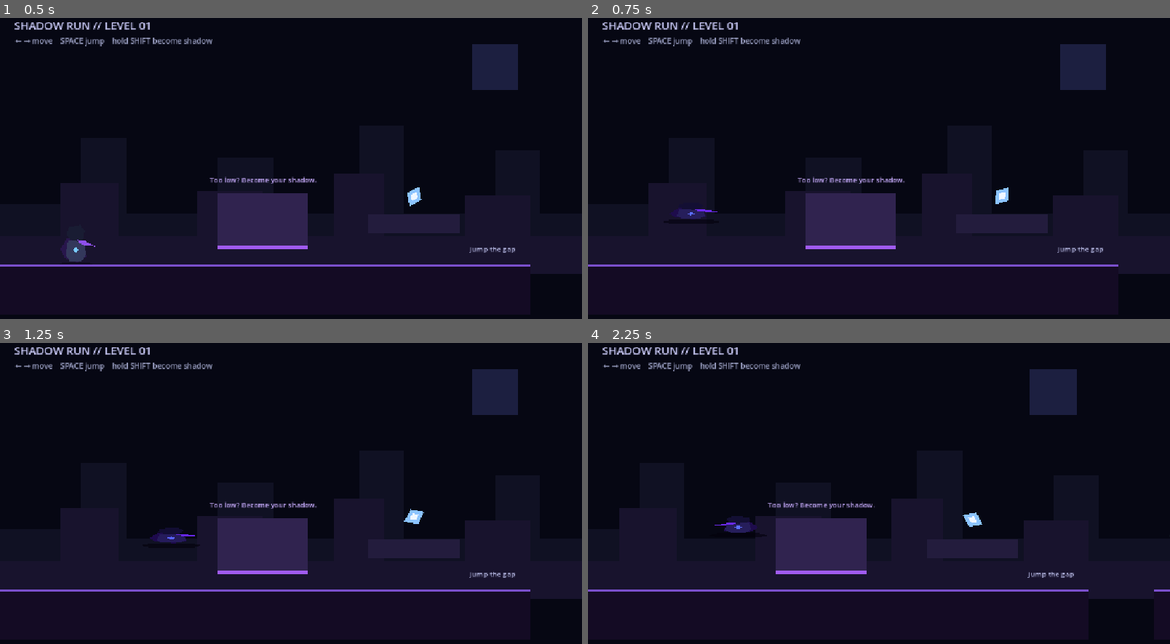
Above: before the commit, frames 1-4 (two rows, left to right).
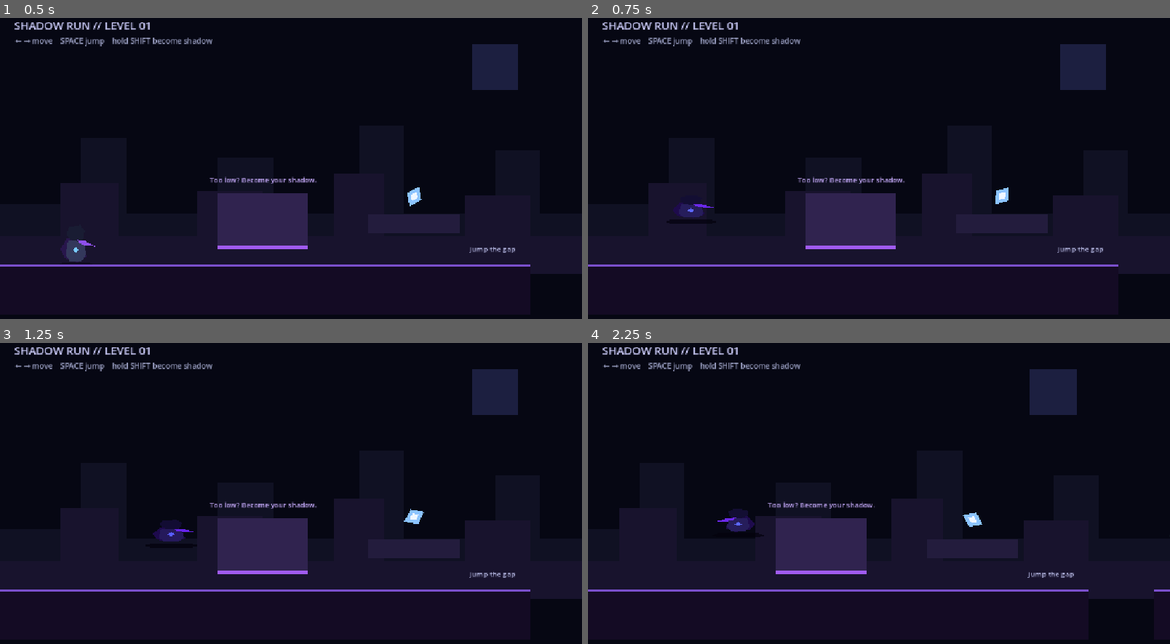
Above: after the commit, the same moments.

Repository: Yass29/shadow-run
Game: Godot game, scene res://level1.tscn
The game is run twice, just before and just after one commit, with the same random seed, the same clock (stepped at 60 frames per second) and the same inputs.
Inputs:
- Up to frame 1 (0.5 s): no input
- Up to frame 2 (0.75 s): tap Enter (ui_accept) at 0.5 s; hold Right (ui_right) from 0.53 s (still down); hold Shift from 0.53 s (still down)
- Up to frame 3 (1.25 s): keep holding Right (ui_right); keep holding Shift; tap Enter (ui_accept) at 0.77 s
- Up to frame 4 (2.25 s): release Shift at 1.28 s; tap Shift at 1.35 s; tap Enter (ui_accept) at 1.52 s; release Right (ui_right) at 2.03 s; hold Left (ui_left) from 2.03 s (still down); hold Shift from 2.03 s (still down)

Frame 1 is identical in both runs. In frame 2, 0.2% of the frame differs, in the area x 14-23%, y 61-67%; in frame 3, 0.2%, in the area x 25-34%, y 58-67%; in frame 4, 0.2%.

Commit message:
Improve shadow form readability

Diff:
--- a/player.gd
+++ b/player.gd
@@ -5,7 +5,7 @@
 const NORMAL_COLLISION_SIZE := Vector2(40, 68)
 const SHADOW_COLLISION_SIZE := Vector2(76, 22)
 const NORMAL_VISUAL_SCALE := Vector2.ONE
-const SHADOW_VISUAL_SCALE := Vector2(1.45, 0.42)
+const SHADOW_VISUAL_SCALE := Vector2(1.25, 0.60)
 
 var is_shadow := false
 var facing := 1.0
@@ -59,11 +59,11 @@
 	body.scale = body.scale.lerp(target_scale, min(delta * 13.0, 1.0))
 
 	if is_shadow:
-		body.modulate = body.modulate.lerp(Color(0.72, 0.48, 1.0, 1.0), min(delta * 10.0, 1.0))
-		body.position.y = lerpf(body.position.y, 18.0, min(delta * 12.0, 1.0))
+		body.modulate = body.modulate.lerp(Color(0.72, 0.45, 1.0, 1.0), min(delta * 10.0, 1.0))
+		body.position.y = lerpf(body.position.y, 10.0, min(delta * 12.0, 1.0))
 		body.rotation = lerpf(body.rotation, 0.0, min(delta * 12.0, 1.0))
-		floor_shadow.scale = floor_shadow.scale.lerp(Vector2(1.8, 0.75), min(delta * 12.0, 1.0))
-		floor_shadow.modulate = floor_shadow.modulate.lerp(Color(0.55, 0.28, 0.95, 0.62), min(delta * 10.0, 1.0))
+		floor_shadow.scale = floor_shadow.scale.lerp(Vector2(1.6, 0.85), min(delta * 12.0, 1.0))
+		floor_shadow.modulate = floor_shadow.modulate.lerp(Color(0.55, 0.30, 1.0, 0.75), min(delta * 10.0, 1.0))
 		return
 
 	body.modulate = body.modulate.lerp(Color.WHITE, min(delta * 10.0, 1.0))
